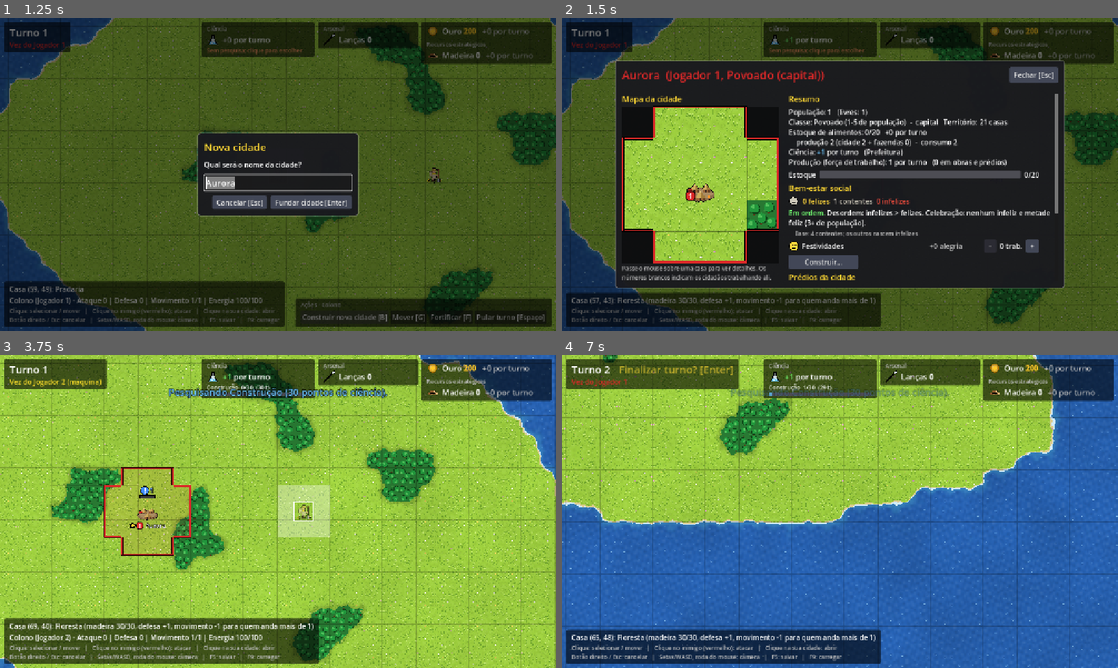
Above: before the commit, frames 1-4 (two rows, left to right).
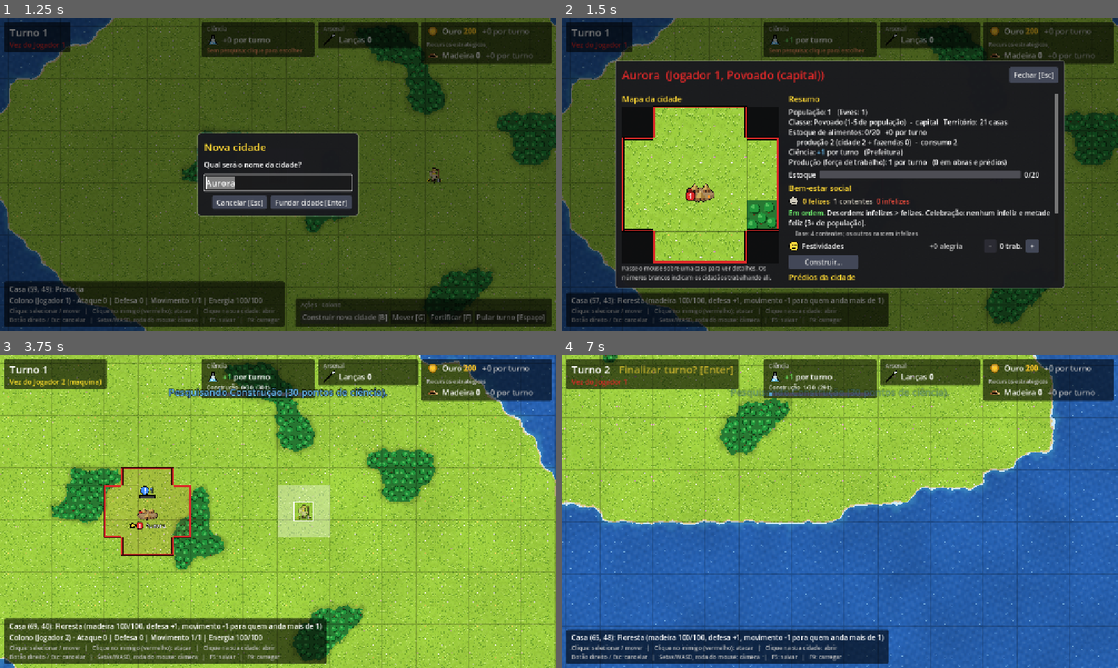
Above: after the commit, the same moments.

Repository: tscpereira/Geopolitik
Game: Godot game, scene res://scenes/main.tscn
The game is run twice, just before and just after one commit, with the same random seed, the same clock (stepped at 60 frames per second) and the same inputs.
Inputs (mouse positions are in pixels of both pictures, inside the frame that each line leads up to):
- Up to frame 1 (1.25 s): click "Construir nova cidade [B]" at 0.5 s
- Up to frame 2 (1.5 s): click "Fundar cidade [Enter]" at 1.25 s
- Up to frame 3 (3.75 s): click "Fechar [Esc]" at 2 s; tap Enter at 2.75, 2.85 s; move the mouse to (250, 574) at 2.77 s; hold Up (ui_up) 2.78-3.5 s; click (250, 574) at 2.92 s; tap Space at 3.02 s; click "Pesquisar" at 3.5 s
- Up to frame 4 (7 s): drag from (1006, 558) to (812, 574) at 4.27 s; move the mouse to (673, 464) at 5.02 s; hold Left (ui_left) 5.03-5.75 s; tap F at 5.1 s; drag from (867, 511) to (673, 464) at 5.77 s; move the mouse to (756, 433) at 6.52 s; hold Down (ui_down) from 6.53 s (still down); tap B at 6.6 s; tap Space at 6.77 s

Frame 1 is identical in both runs. In frame 2, 0.5% of the frame differs, in the area x 21-59%, y 87-99%; in frame 3, 0.6%, in the area x 21-59%, y 84-99%; in frame 4, 0.6%.

Commit message:
Templo custa 20 de produção + 30 de madeira; floresta com 100 de madeira
A madeira é da floresta: cada casa tem o seu estoque (GameMap), agora de
100 (antes 30), e a madeireira só extrai dele. Textos e documentação
ajustados.

Co-Authored-By: Claude Opus 5.5 <noreply@anthropic.com>

Diff:
--- a/scripts/cities/city.gd
+++ b/scripts/cities/city.gd
@@ -139,7 +139,7 @@
 	Build.LUMBER_MILL: {
 		"name": "Madeireira", "article": "a", "category": Category.TERRAIN_IMPROVEMENT,
 		"cost": 4, "gold": 50, "on_tile": true,
-		"description": "Melhoria em floresta. Até 2 cidadãos, cada um tira 1 de madeira por turno. A floresta tem 30 de madeira e depois vira cerrado.",
+		"description": "Melhoria em floresta. Até 2 cidadãos, cada um tira 1 de madeira por turno. Cada floresta tem 100 de madeira e depois vira cerrado.",
 	},
 	Build.WARRIOR: {
 		"name": "Guerreiro", "article": "o", "category": Category.UNIT,
@@ -180,9 +180,9 @@
 	},
 	Build.TEMPLE: {
 		"name": "Templo", "article": "o", "category": Category.BUILDING,
-		"cost": 15, "gold": 50, "wood": 5, "on_tile": false, "calms": 2,
+		"cost": 20, "gold": 50, "wood": 30, "on_tile": false, "calms": 2,
 		"tech": Technology.Tech.MYSTICISM,
-		"description": "Torna 2 cidadãos infelizes em contentes. Exige Misticismo; gasta 5 de madeira.",
+		"description": "Torna 2 cidadãos infelizes em contentes. Exige Misticismo; gasta 30 de madeira.",
 	},
 	Build.SPEAR: {
 		"name": "Lança", "article": "a", "category": Category.WEAPON,
--- a/scripts/cities/lumber_mill.gd
+++ b/scripts/cities/lumber_mill.gd
@@ -149,7 +149,7 @@
 		canvas.draw_circle(Vector2(body.end.x, log_center.y), log_height / 2.0, Color(LOG_END_COLOR, alpha))
 
 
-## Barra azul no topo da casa: madeira que resta na floresta (de 30).
+## Barra azul no topo da casa: madeira que resta na floresta (de Terrain.WOOD_PER_FOREST).
 static func draw_wood_bar(canvas: CanvasItem, rect: Rect2, wood: int) -> void:
 	draw_bar(canvas, rect, float(wood) / Terrain.WOOD_PER_FOREST, WOOD_BAR_COLOR)
 
--- a/scripts/map/terrain.gd
+++ b/scripts/map/terrain.gd
@@ -6,8 +6,9 @@
 ##   Água     unidades terrestres não entram.
 ##   Pradaria terreno comum: fazendas, cidades.
 ##   Floresta +1 de defesa para quem defende; custa 1 movimento a mais para
-##            unidades com mais de 1 de movimento; não aceita fazendas; dá
-##            madeira (WOOD_PER_FOREST) por uma madeireira. Esgotada, vira Cerrado.
+##            unidades com mais de 1 de movimento; não aceita fazendas. Cada
+##            casa tem o seu estoque de madeira (WOOD_PER_FOREST, guardado no
+##            GameMap); a madeireira só extrai dele. Esgotada, vira Cerrado.
 ##   Cerrado  o que sobra da floresta explorada. Igual à Pradaria, mas a
 ##            fazenda rende menos (FARM_FOOD: 2 em vez de 3).
 
@@ -58,7 +59,7 @@
 }
 
 ## Madeira de cada casa de floresta. Quando acaba, a casa vira Cerrado.
-const WOOD_PER_FOREST := 30
+const WOOD_PER_FOREST := 100
 
 
 ## Se unidades terrestres podem andar neste terreno.
Not shown, changed: documentação.txt
